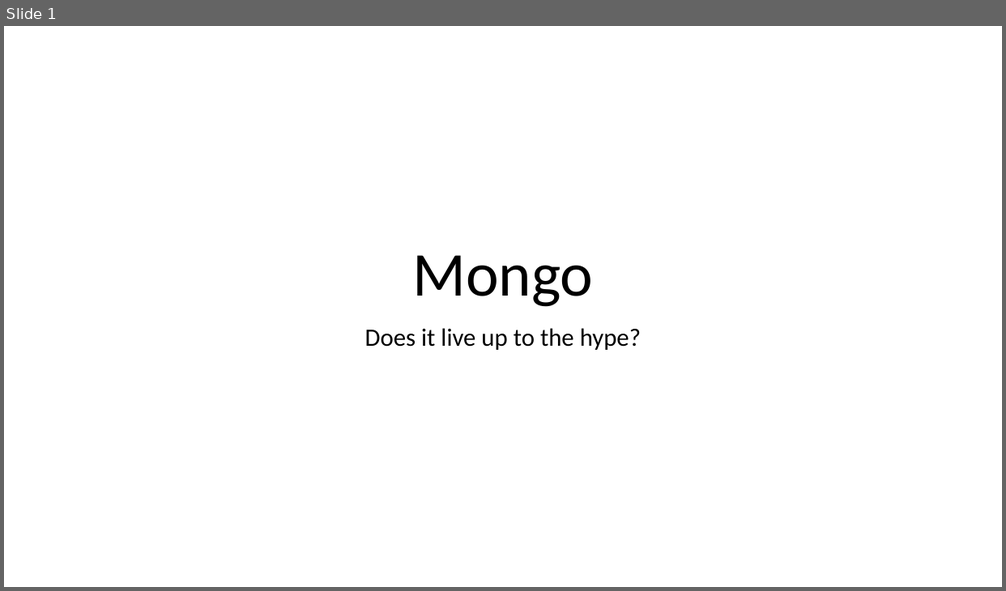
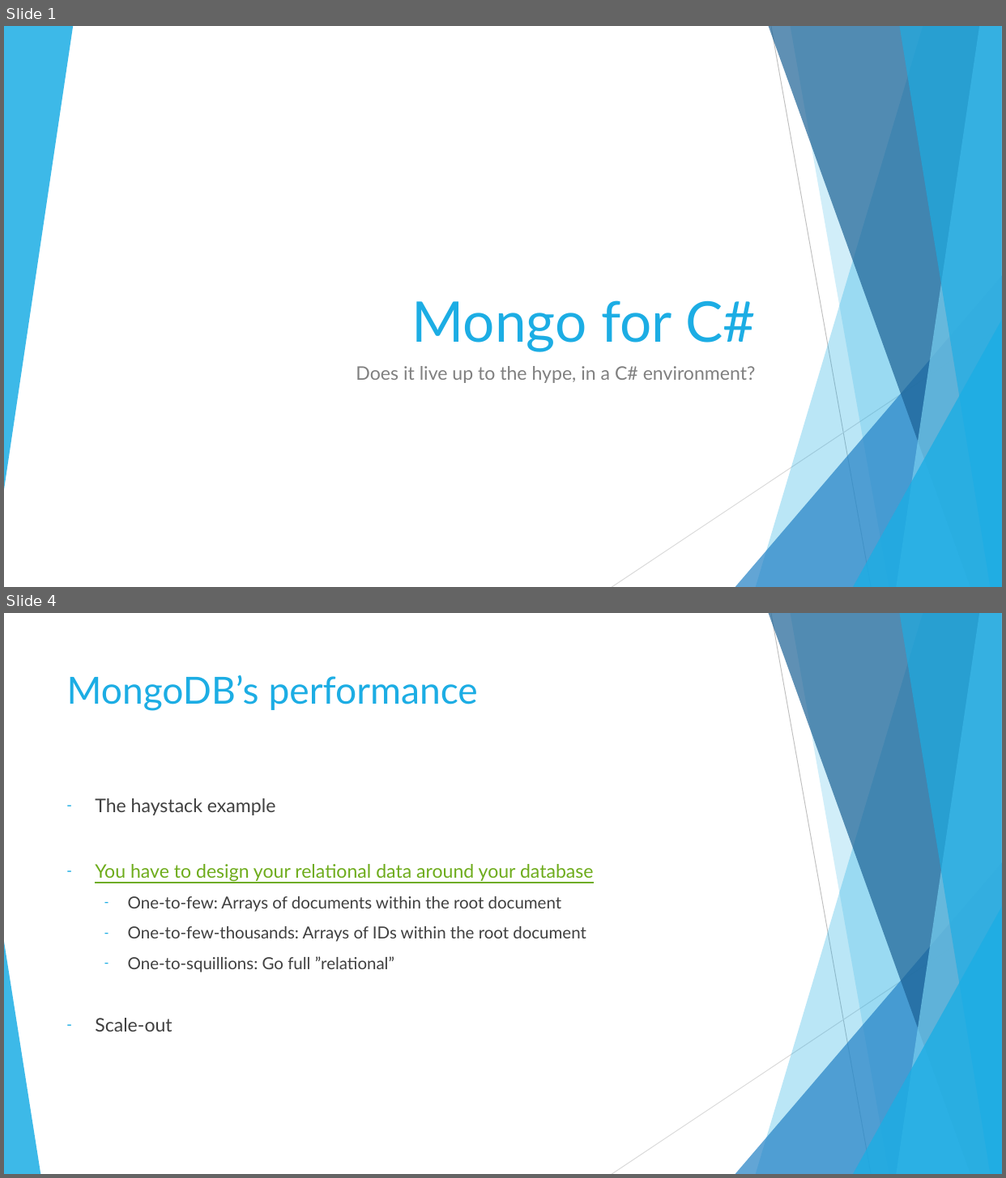
Before and after one commit to ffMathy/TurboPotato.Mongo, a slide deck: slides.pptx. Shown one above the other, each under a label of ours: slide 1 before the commit, slides 1 and 4 after it; the slides between them are not shown. The pictures are 1006x591 and 1006x1178 pixels, drawn with LibreOffice and Linux fonts; fonts in the diff are those of the drawing. Boxes give left, top, right and bottom in pixels: in the first picture for what was removed or moved away, otherwise in the second. Text is boxed around its words. In the diff, an @@ line names an element or a change of style, - is before the commit and + after.

```diff
--- a/slides.pptx
+++ b/slides.pptx
@@ slide 4 added at (x1=4, y1=613, x2=1002, y2=1174), background #FFFFFF; not listed: 9 template elements that a slide beside it also shows @@
@@ title added at (x1=67, y1=675, x2=478, y2=711), 36 pt, text #1CADE4 @@
+MongoDB’s performance
@@ text added at (x1=95, y1=798, x2=594, y2=1032), 16 pt, text #404040 @@
+– The haystack example
+– You have to design your relational data around your database
+  – One-to-few: Arrays of documents within the root document
+  – One-to-few-thousands: Arrays of IDs within the root document
+  – One-to-squillions: Go full ”relational”
+– Scale-out
@@ triangle added at (x1=4, y1=942, x2=40, y2=1174), fill #1CADE4 at 85% opacity @@
@@ slide 1 changed as well @@
@@ group added at (x1=4, y1=26, x2=1002, y2=587): 5 freeform shapes, 3 triangles, 2 lines @@
@@ title at (x1=412, y1=301, x2=755, y2=352): text changed; size 60 to 54 pt; font Calibri to Lato; text colour #000000 to #1CADE4 @@
-Mongo
+Mongo for C#
@@ subtitle at (x1=356, y1=366, x2=756, y2=383): text changed; size 24 to 18 pt; font Calibri to Lato; text colour #000000 to #808080 @@
-Does it live up to the hype?
+Does it live up to the hype, in a C# environment?
```
Also in this commit, not shown: 1 other slide changed, 7 other slides added, 3 slides removed, 5 other files.
